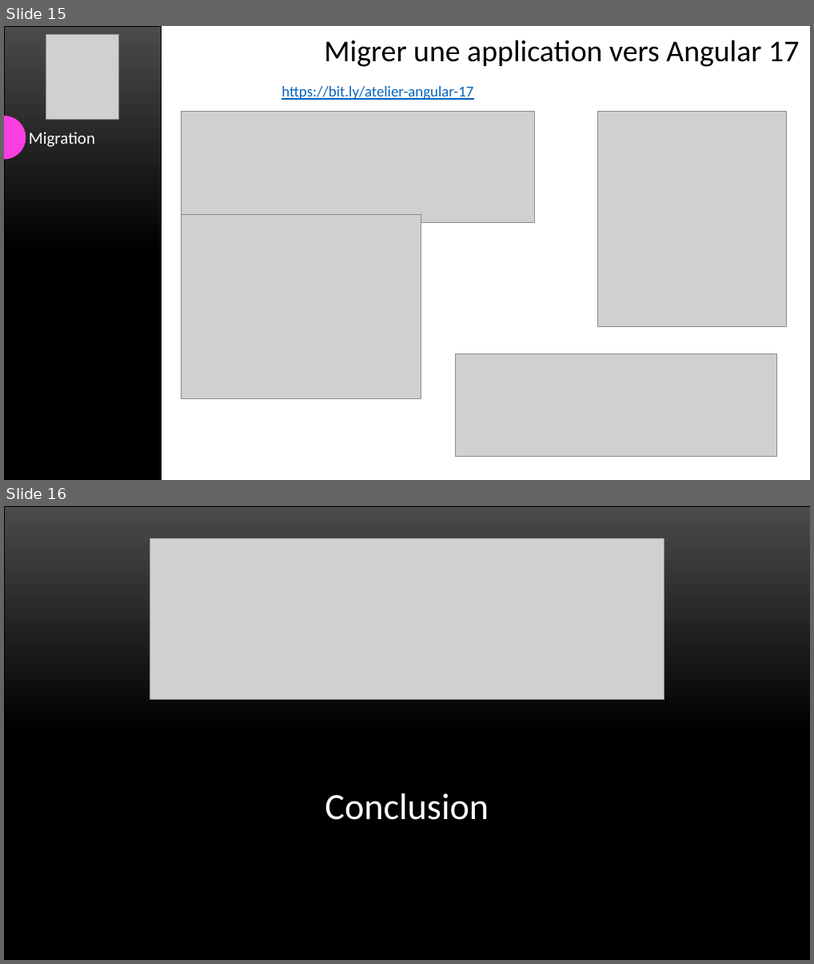
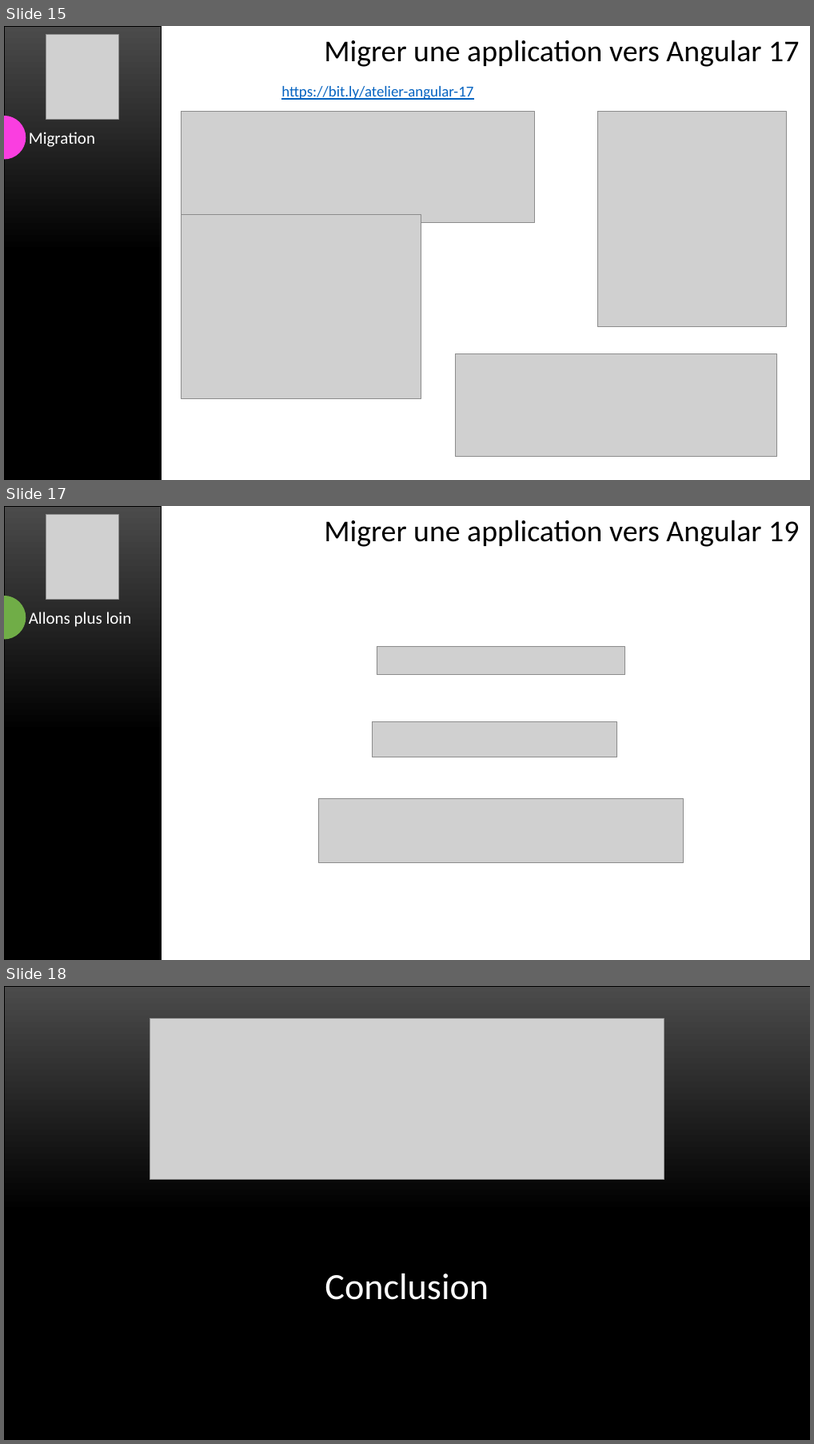
Before and after one commit to yatho/atelier-Angular17, a slide deck: Présentation.pptx. Shown one above the other, each under a label of ours: slides 15 and 16 before the commit, slides 15, 17 and 18 after it; the slides between them are not shown. The pictures are 814x964 and 814x1444 pixels, drawn with LibreOffice and Linux fonts; fonts in the diff are those of the drawing; grey boxes stand for pictures. Boxes give left, top, right and bottom in pixels: in the first picture for what was removed or moved away, otherwise in the second. Text is boxed around its words. In the diff, an @@ line names an element or a change of style, - is before the commit and + after.

```diff
--- a/Présentation.pptx
+++ b/Présentation.pptx
@@ slide 17 added at [4, 506, 810, 960], background #FFFFFF @@
@@ freeform shape added at [4, 506, 162, 960], fill gradient #4B4B4B to #000000, outline #000000 0.5 pt @@
@@ picture added at [46, 515, 119, 599] @@
@@ text added at [324, 520, 799, 547], 36 pt, text #000000 @@
+Migrer une application vers Angular 19
@@ freeform shape added at [4, 596, 26, 639], fill #70AD47 @@
@@ text added at [29, 612, 132, 627], 20 pt, text #FFFFFF @@
+Allons plus loin
@@ picture added at [377, 646, 626, 674] @@
@@ picture added at [372, 721, 618, 756] @@
@@ picture added at [318, 798, 684, 863] @@
@@ what was slide 16 is now slide 18 @@
```
Also in this commit, not shown: 1 slide changed, 1 other slide added.
